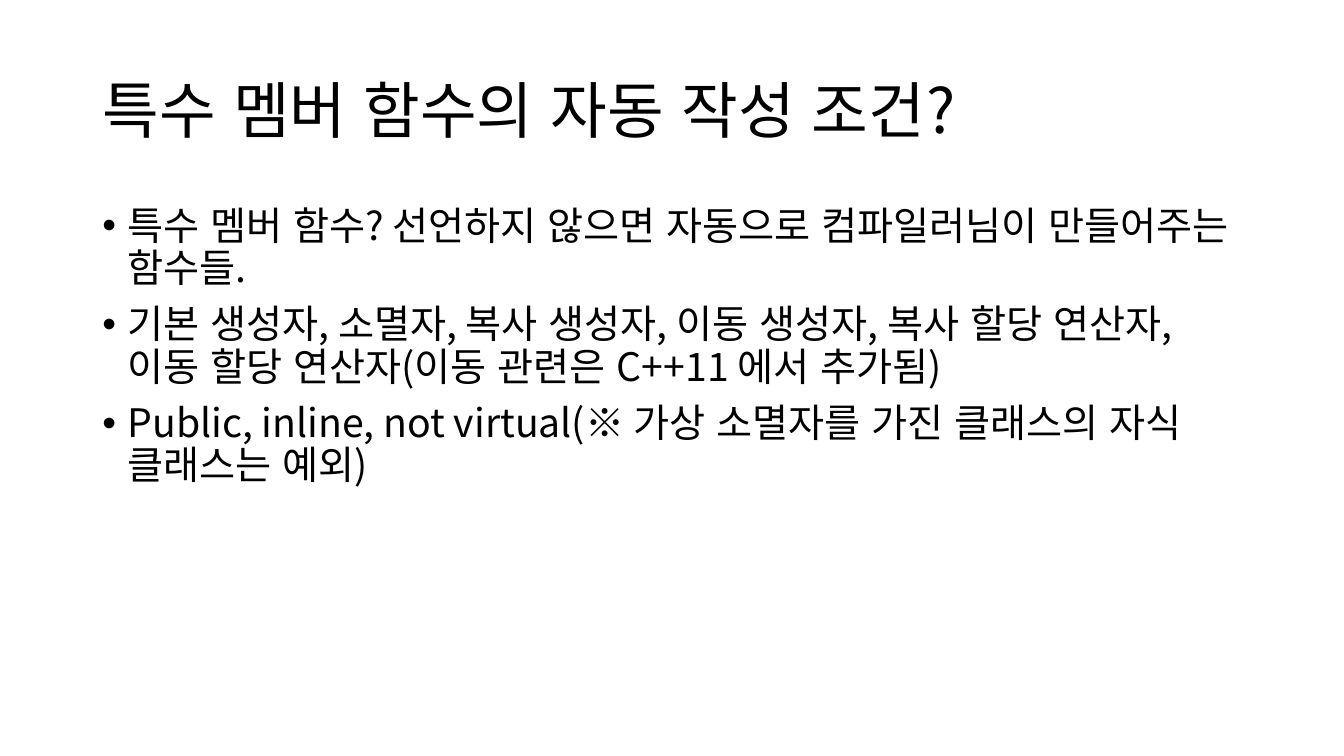
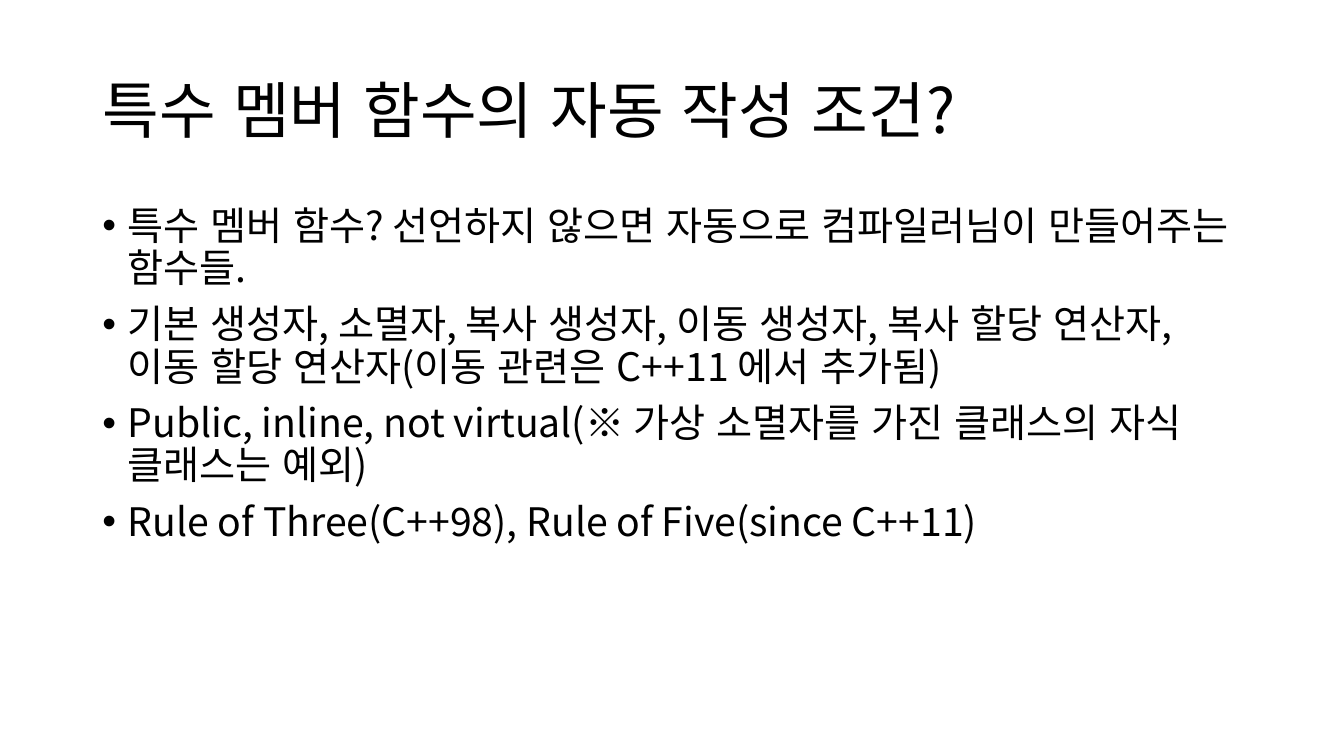
Before and after one commit to OptimizationStudy/Repo2018, a slide deck: slide 13 of PPT/ModernCppStudy_5_(8,16,17).pptx. Drawn at 1344x756 pixels with LibreOffice and Linux fonts; fonts in the diff are those of the drawing. Boxes give left, top, right and bottom in pixels: in the first picture for what was removed or moved away, otherwise in the second. Text is boxed around its words. In the diff, an @@ line names an element or a change of style, - is before the commit and + after.

```diff
--- a/PPT/ModernCppStudy_5_(8,16,17).pptx
+++ b/PPT/ModernCppStudy_5_(8,16,17).pptx
@@ text at box(128, 504, 977, 544): paragraph added @@
+• Rule of Three(C++98), Rule of Five(since C++11)
```
Also in this commit, not shown: 1 other slide changed, 3 slides added.
